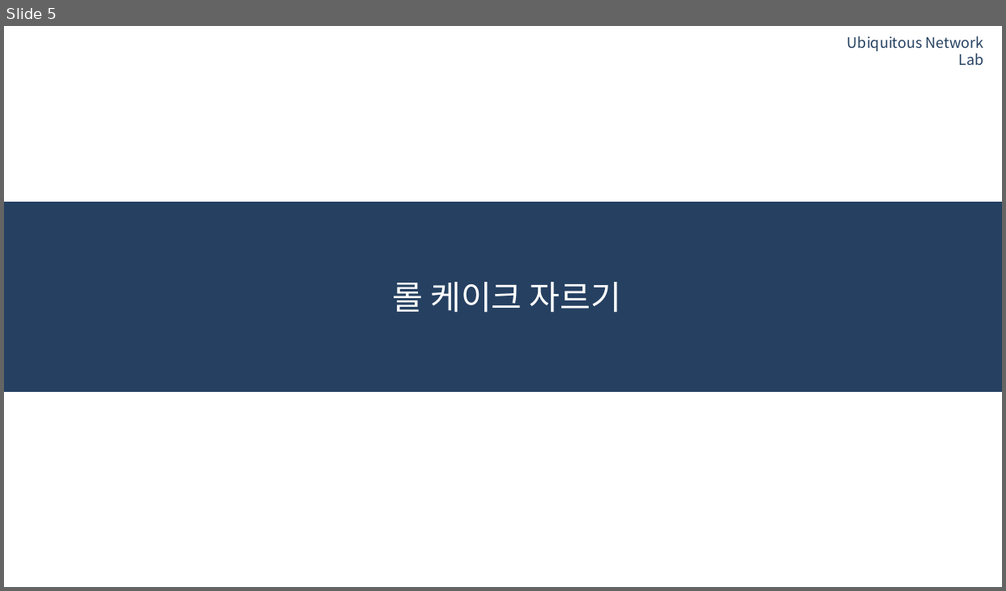
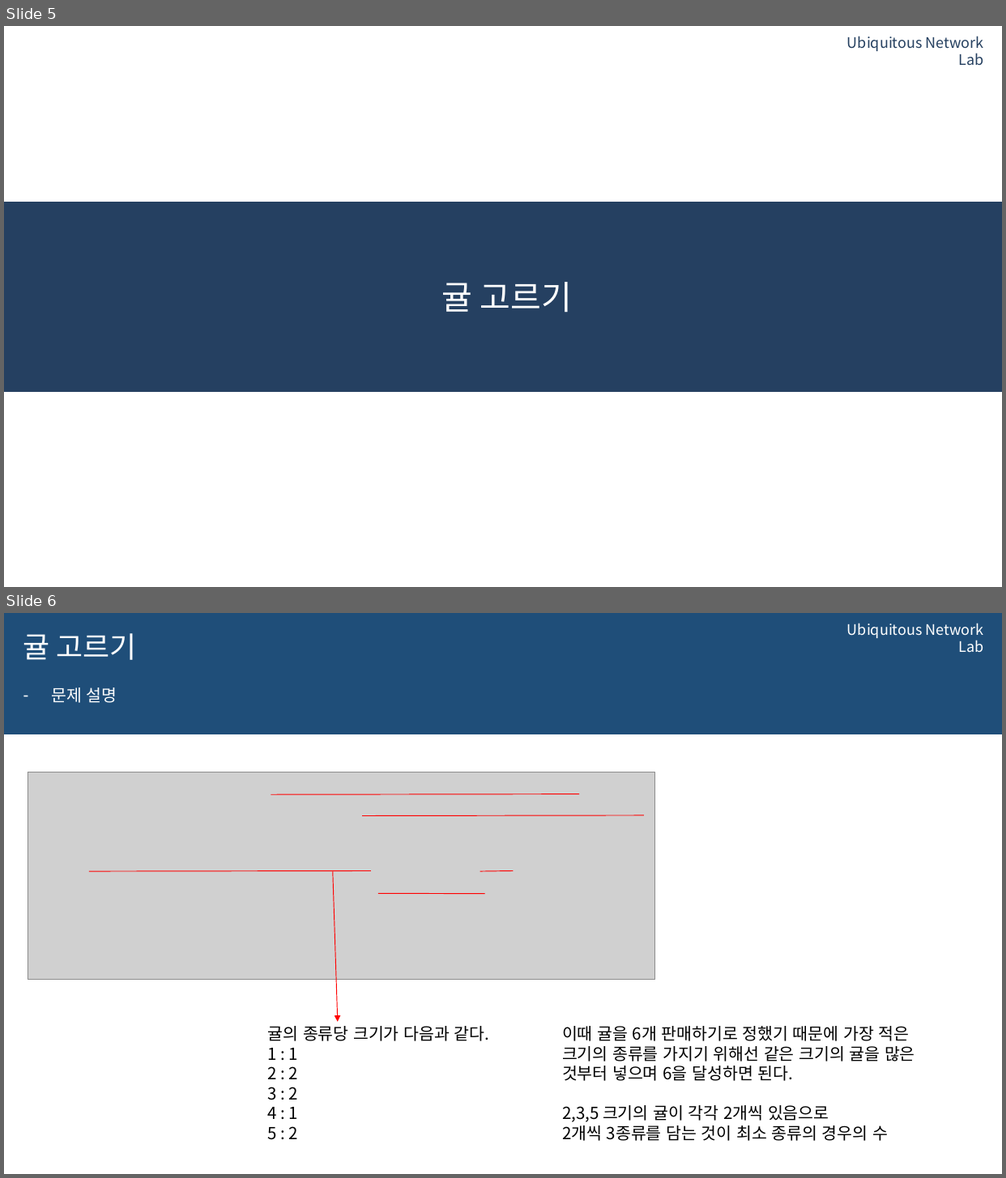
Before and after one commit to 0913ktg/Algorithm_Study, a slide deck: week_5/ppt/MinhyeokYun.pptx. Shown one above the other, each under a label of ours: slide 5 before the commit, slides 5 and 6 after it. The pictures are 1006x591 and 1006x1178 pixels, drawn with LibreOffice and Linux fonts; fonts in the diff are those of the drawing; grey boxes stand for pictures; background and template pictures are left out. Boxes give left, top, right and bottom in pixels: in the first picture for what was removed or moved away, otherwise in the second. Text is boxed around its words. In the diff, an @@ line names an element or a change of style, - is before the commit and + after.

```diff
--- a/week_5/ppt/MinhyeokYun.pptx
+++ b/week_5/ppt/MinhyeokYun.pptx
@@ slide 6 added at box(4, 613, 1002, 1174), background #FFFFFF @@
@@ rectangle added at box(4, 613, 1002, 735), fill #1F4E79 @@
@@ title added at box(23, 633, 137, 660), 28 pt, text #FFFFFF @@
+귤 고르기
@@ text added at box(847, 623, 984, 652), 14 pt, text #FFFFFF @@
+Ubiquitous Network Lab
@@ text added at box(51, 688, 117, 703), 16 pt, text #FFFFFF @@
+– 문제 설명
@@ picture added at box(28, 772, 655, 979) @@
@@ line added from (271, 795) to (579, 794), #FF0000 0.75 pt @@
@@ line added from (362, 815) to (644, 815), #FF0000 0.75 pt @@
@@ line added from (89, 871) to (371, 871), #FF0000 0.75 pt @@
@@ arrow added from (333, 872) to (338, 1022), #FF0000 0.75 pt @@
@@ line added from (480, 871) to (513, 871), #FF0000 0.75 pt @@
@@ line added from (378, 894) to (484, 894), #FF0000 0.75 pt @@
@@ text added at box(268, 1026, 490, 1140), 16 pt, text #000000 @@
+귤의 종류당 크기가 다음과 같다.
+1 : 1
+2 : 2
+3 : 2
+4 : 1
+5 : 2
@@ text added at box(562, 1026, 915, 1141), 16 pt, text #000000 @@
+이때 귤을 6개 판매하기로 정했기 때문에 가장 적은 크기의 종류를 가지기 위해선 같은 크기의 귤을 많은 것부터 넣으며 6을 달성하면 된다.
+2,3,5 크기의 귤이 각각 2개씩 있음으로
+2개씩 3종류를 담는 것이 최소 종류의 경우의 수
@@ slide 5 changed as well @@
@@ title at box(442, 282, 572, 313): text changed @@
-롤 케이크 자르기
+귤 고르기
```
Also in this commit, not shown: 1 other slide changed, 3 other slides added, 5 slides removed, 1 other file.
